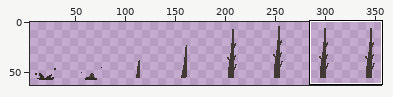
File history of a sprite sheet, Spooky 2D Jam Project/Assets/Sprites/Boss/Spikes_go_up.png. The picture above shows the old version from afar; the outline marks the close-up.
Close-up. First the earlier version:
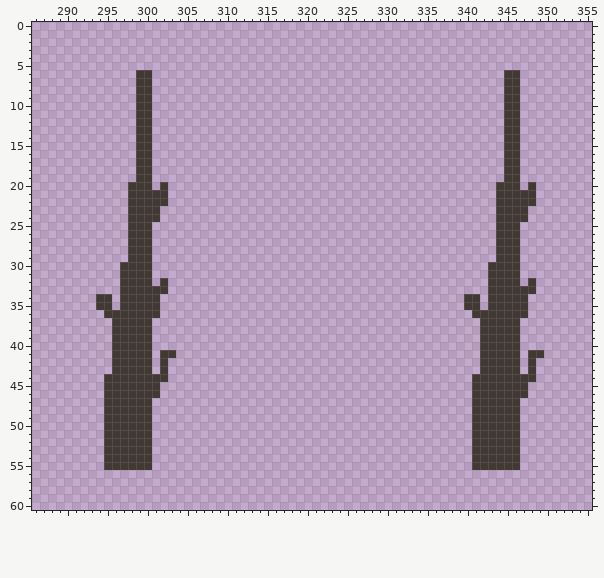
The file is 368x64 pixels. Shown: x 286..355, y 0..60. The wide view leaves out empty margins. The commit also changed other parts of the picture, which this record leaves out.
Now the later version:
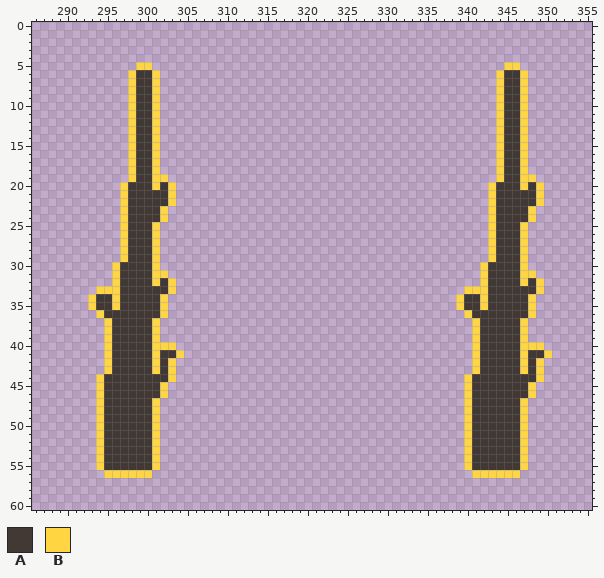
Palette (. is transparent): A #423934  B #ffd541
From old to new:
y 5: x 299..300 .. -> BB; x 345..346 .. -> BB
y 6..18: x 298 . -> B; x 301 . -> B; x 344 . -> B; x 347 . -> B
y 19: x 298 . -> B; x 301..302 .. -> BB; x 344 . -> B; x 347..348 .. -> BB
y 20: x 297 . -> B; x 301 . -> B; x 303 . -> B; x 343 . -> B; x 347 . -> B; x 349 . -> B
y 21..22: x 297 . -> B; x 303 . -> B; x 343 . -> B; x 349 . -> B
y 23..24: x 297 . -> B; x 302 . -> B; x 343 . -> B; x 348 . -> B
y 25..29: x 297 . -> B; x 301 . -> B; x 343 . -> B; x 347 . -> B
y 30: x 296 . -> B; x 301 . -> B; x 342 . -> B; x 347 . -> B
y 31: x 296 . -> B; x 301..302 .. -> BB; x 342 . -> B; x 347..348 .. -> BB
y 32: x 296 . -> B; x 301 . -> B; x 303 . -> B; x 342 . -> B; x 347 . -> B; x 349 . -> B
y 33: x 294..296 ... -> BBB; x 303 . -> B; x 340..342 ... -> BBB; x 349 . -> B
y 34..35: x 293 . -> B; x 296 . -> B; x 302 . -> B; x 339 . -> B; x 342 . -> B; x 348 . -> B
y 36: x 294 . -> B; x 302 . -> B; x 340 . -> B; x 348 . -> B
y 37..39: x 295 . -> B; x 301 . -> B; x 341 . -> B; x 347 . -> B
y 40: x 295 . -> B; x 301..303 ... -> BBB; x 341 . -> B; x 347..349 ... -> BBB
y 41: x 295 . -> B; x 301 . -> B; x 304 . -> B; x 341 . -> B; x 347 . -> B; x 350 . -> B
y 42..43: x 295 . -> B; x 301 . -> B; x 303 . -> B; x 341 . -> B; x 347 . -> B; x 349 . -> B
y 44: x 294 . -> B; x 303 . -> B; x 340 . -> B; x 349 . -> B
y 45..46: x 294 . -> B; x 302 . -> B; x 340 . -> B; x 348 . -> B
y 47..55: x 294 . -> B; x 301 . -> B; x 340 . -> B; x 347 . -> B
y 56: x 295..300 ...... -> BBBBBB; x 341..346 ...... -> BBBBBB
